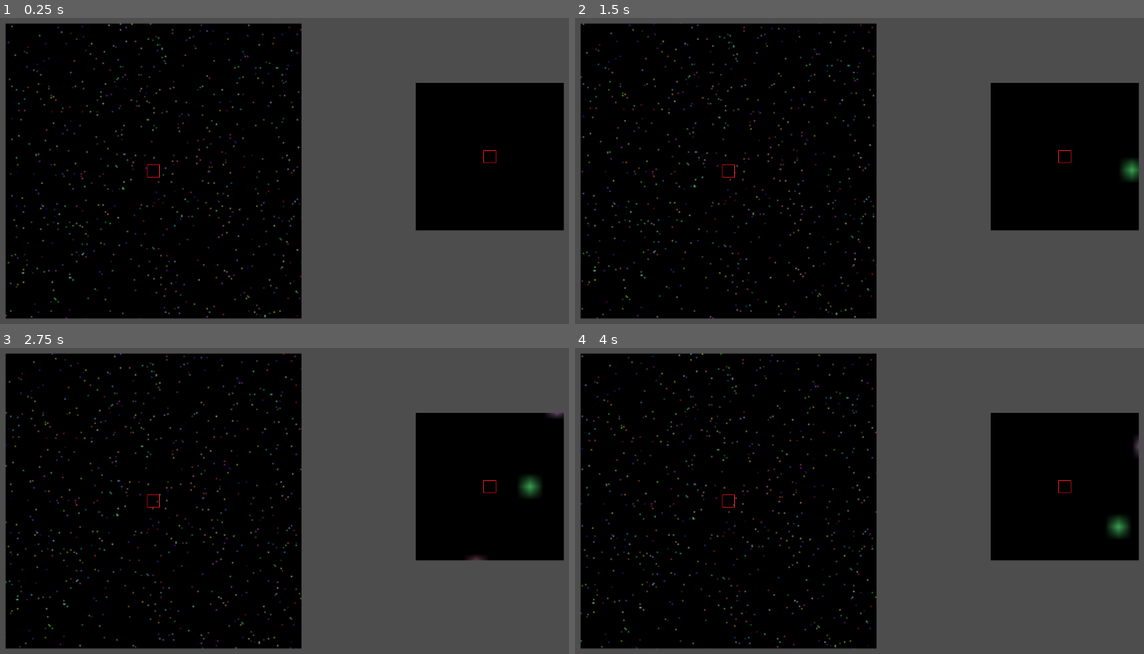
Above: before the commit, frames 1-4 (two rows, left to right).
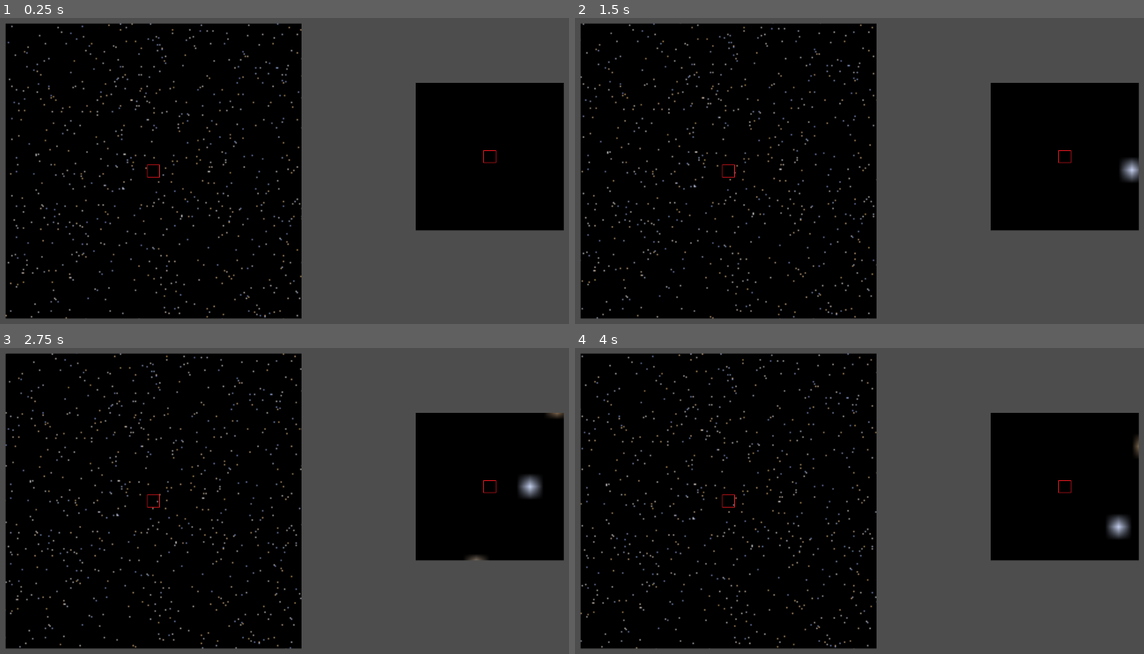
Above: after the commit, the same moments.

Repository: Catprog/GameProgramingGemsGodot
Game: Godot game, scene res://universe.tscn
Same seed, same stepped clock (60 frames per second), same inputs: the game is played once before the commit and once after it. The engine's default icon, where the game draws it, is replaced by a stand-in: a white triangle on a blue panel in a dark square.
Inputs:
- Up to frame 1 (0.25 s): no input
- Up to frame 2 (1.5 s): tap Enter at 0.5 s; hold Right 0.53-1.28 s; tap Space at 1.25 s; hold Down from 1.28 s (still down)
- Up to frame 3 (2.75 s): tap Enter at 2 s; release Down at 2.03 s; hold Right from 2.03 s (still down)
- Up to frame 4 (4 s): tap Space at 2.75 s; release Right at 2.78 s; hold Up 2.78-3.53 s; tap Enter at 3.5 s; hold Left from 3.53 s (still down)

The runs differ from the first frame. In frame 1, 1.1% of the frame differs, in the area x 1-54%, y 1-99%; in frame 2, 1.3%; in frame 3, 1.4%, in the area x 0-99%, y 1-99%; in frame 4, 1.4%.

Commit message:
BOOK1 2.1 realistic colors

Diff:
--- a/Book 1/2.1 infinitegalaxy/Galaxy/GalaxyMaker.gd
+++ b/Book 1/2.1 infinitegalaxy/Galaxy/GalaxyMaker.gd
@@ -41,7 +41,6 @@
 
 			if ( result < 0.01):
 				self._galaxyStars[x].append(y)
-
 
 
 
--- a/Book 1/2.1 infinitegalaxy/Galaxy/System.gd
+++ b/Book 1/2.1 infinitegalaxy/Galaxy/System.gd
@@ -1,19 +1,19 @@
 extends Node
 
 var _reptRandom = preload('ReptRandom.gd')
+static var _starSpectrum = preload("starSpectrum.png")
 
 var _galaxyName;
 var _x;
 var _y;
 
-var _rColor = 0;
-var _gColor = 0;
-var _bColor = 0;
+var _starColor = Color(0,0,0,1);
 
 var _systemName = ''
 var _planetCont = 0
 
 func _init(galaxyName,x:int,y:int):
+
 
 	if(str(galaxyName) == ''):
 		return
@@ -24,16 +24,27 @@
 
 	var _randClass = _reptRandom.new( str(_galaxyName) + " " + str(x) + ":" + str(y) )
 
-	_rColor = _randClass.generateNumber();
-	_gColor = _randClass.generateNumber();
-	_bColor = _randClass.generateNumber();
+	#Version0 Code
+	#_rColor = _randClass.generateNumber();
+	#_gColor = _randClass.generateNumber();
+	#_bColor = _randClass.generateNumber();
+
+
+	var colorPercentage = _randClass.generateNumber();
+	var colorPixel = floor(_starSpectrum.get_width() * colorPercentage);
+
+	_starColor = _starSpectrum.get_image().get_pixel(colorPixel, 0);
+
+
+	_randClass.generateNumber(); #leftover from version0
+	_randClass.generateNumber(); #leftover from version0
 
 	_planetCont = floor(_randClass.generateNumber()*3) + floor(_randClass.generateNumber()*3) + floor(_randClass.generateNumber()*3)
 
 	_systemName = ceil( _randClass.generateNumber()*9000+999 ) ;
 
 func Color():
-	return Color(_rColor,_gColor,_bColor,1)
+	return _starColor;
 
 func Name():
 	return str(_systemName);
--- a/Book 1/2.1 infinitegalaxy/galaxy_display.gd
+++ b/Book 1/2.1 infinitegalaxy/galaxy_display.gd
@@ -37,15 +37,7 @@
 	)
 
 
-
-
-	var black = Color(0.0,0.0,0.0,1)
-	var white = Color(1.0,1.0,1.0,1)
-	var grey = Color(0.5,0.5,0.5,1)
-	var red = Color(1,0,0,1)
-
-
-	_galImage.fill(black)
+	_galImage.fill(Color(0.0,0.0,0.0,1))
 
 	print('image made')
 
--- a/Book 1/2.1 infinitegalaxy/universe.tscn
+++ b/Book 1/2.1 infinitegalaxy/universe.tscn
@@ -66,6 +66,7 @@
 offset_bottom = 485.0
 
 [node name="ZoomedDisplay" type="TextureRect" parent="."]
+layout_mode = 0
 offset_left = 760.0
 offset_top = 153.0
 offset_right = 1016.0
@@ -74,6 +75,7 @@
 stretch_mode = 5
 
 [node name="TextureRect" type="TextureRect" parent="ZoomedDisplay"]
+layout_mode = 0
 offset_left = 117.0
 offset_top = 117.0
 offset_right = 139.0
Binary file added: Book 1/2.1 infinitegalaxy/Galaxy/starSpectrum.png
Not shown, added: Book 1/2.1 infinitegalaxy/Galaxy/starSpectrum.png.import
